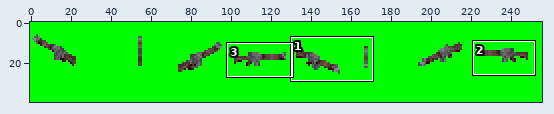
Sprite sheet -- OpenScarfCom/Items/Weapons/2000-Ballistics/100-Rifles-300/ASSETS/200-rifle-automatic/Hand.png. The picture above shows the old version from afar; the outline marks the close-up.
Close-up. Before the commit:
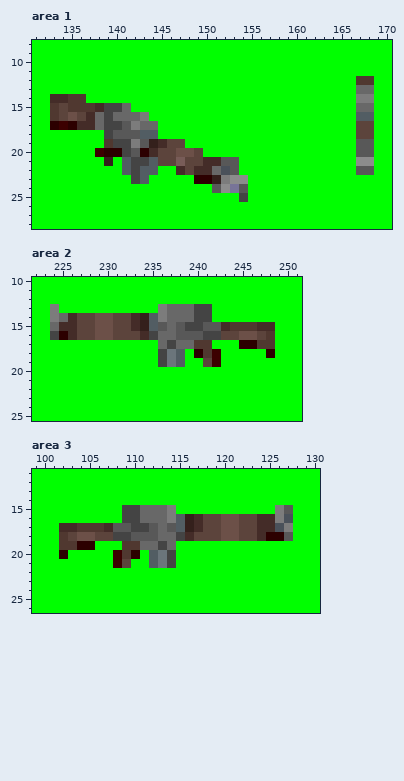
The file is 256x40 pixels. Shown: area 1: x 131..170, y 8..28; area 2: x 222..251, y 10..25; area 3: x 99..130, y 11..26. The commit also changed other parts of the picture, which this record leaves out.
The result:
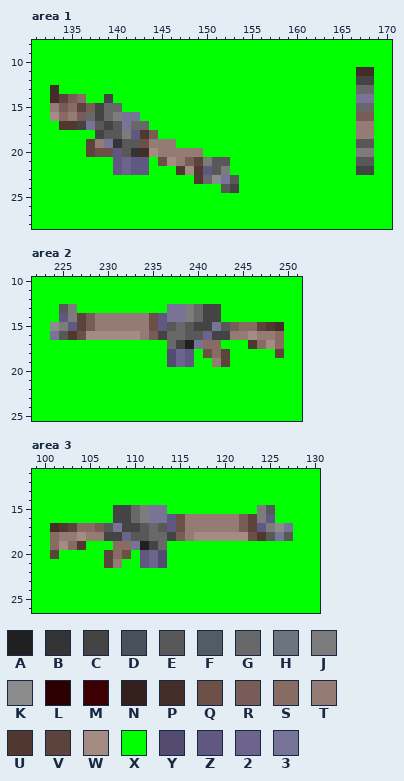
Palette (. is transparent): A #202020  B #343434  C #444444  D #4a515a  E #585858  F #525d63  G #686868  H #6b757b  J #7c7c7c  K #8c8c8c  L #2c0000  M #3c0000  N #34201c  P #442c28  Q #6c5048  R #785c58  S #886c64  T #947c74  U #503830  V #5c443c  W #a48c84  X #00ff00  Y #544c70  Z #605880  2 #6c648c  3 #787498
From old to new:
Area 1:
y 11: x 167..168 XX -> PP
y 12: x 167..168 UU -> CC
y 13: x 133 X -> P
y 14: x 134..136 PUU -> VRS; x 139 X -> C; x 167..168 JJ -> 33
y 15: x 133..141 UVUUUPCCG -> TRSVRCGGX
y 16: x 133..143 UVQVPGCGGGJ -> WSTRGCGJ33X; x 167..168 FF -> RR
y 17: x 133..138 LMLPPG -> XUUC3E; x 140..142 CEJ -> E3G; x 144 G -> X; x 167..168 VV -> TT
y 18: x 138..139 XC -> CE; x 141..144 EEFF -> JZUR; x 167..168 VV -> TT
y 19: x 137..147 XXUCCJENPVV -> VT3BEEQTTTX
y 20: x 137..149 XMLLCELPVVQQV -> VQQZEBPWTTTTT; x 167..168 EE -> JJ
y 21: x 139..148 NXFCCFVVRV -> XZ2ZZXQWTR; x 150..151 PP -> JE; x 153 E -> X; x 167..168 KK -> EE
y 22: x 140..144 XFCFF -> Z2ZZX; x 147..153 PVPPGDE -> UWUZEJX; x 167..168 EE -> CC
y 23: x 142..143 CF -> XX; x 149..154 LLNJKK -> UGK3EX
y 24: x 151..154 EK3E -> XECX
y 25: x 154 C -> X
Area 2:
y 13: x 224..226 JXX -> XEJ; x 236..240 JGGGC -> X33JG; x 242 X -> C
y 14: x 224..226 JGP -> XZJ; x 228..240 VQQVVPNFJGGGC -> RTTTTTTQZ33JG; x 242 X -> C
y 15: x 224..226 GPP -> KJZ; x 228..239 VQQVVPNFEGEC -> RTTTTTTQZEGE; x 241..249 EEPUUUPPX -> C3ERSSVUP
y 16: x 224..236 CLPVVQQVVVPCG -> 3EUQWWWWWWTRC; x 238 E -> G; x 241 C -> 2; x 243..249 VVQQVUX -> CTTWTTS
y 17: x 236..242 GCGGUUX -> XGCA3SS; x 245..249 LLUUX -> XUSWS
y 18: x 236..243 CHFXLUMX -> XY2ZXQSV; x 248..249 LX -> XV
y 19: x 236..239 CHFX -> XY2Z; x 241..243 VMX -> XTV
Area 3:
y 15: x 108 X -> C; x 110..114 CGGGJ -> GJ33X; x 124..127 XXJE -> JEXX
y 16: x 108 X -> C; x 110..122 CGGGJFNPVVQQV -> GJ33ZQTTTTTTR; x 124..127 PPJD -> JZXX
y 17: x 101..109 XPPUUUPEE -> PUVSSRE3C; x 111..122 CEGEFNPVVQQV -> EGEZQTTTTTTR; x 124..127 PPDJ -> ZJK3
y 18: x 101..107 XUVQQVV -> STTWTTC; x 109 C -> 2; x 112 E -> G; x 114..126 GCPVVVQQVVPLL -> CRTWWWWWWQUE3
y 19: x 101..105 XUULL -> SWSUX; x 108..114 XUUGGCG -> SS3ACGX
y 20: x 101..102 XL -> VX; x 107..114 XMULXFHC -> VSQXZ2YX
y 21: x 107..109 XMV -> VTX; x 111..114 XFHC -> Z2YX
